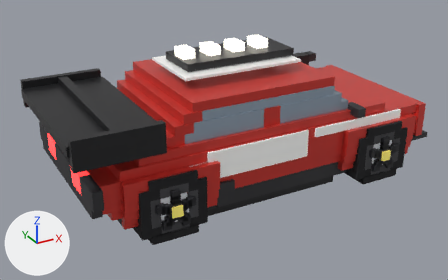
Renders of the glTF model assets/models/rally_v2.glb from each side of a commit.
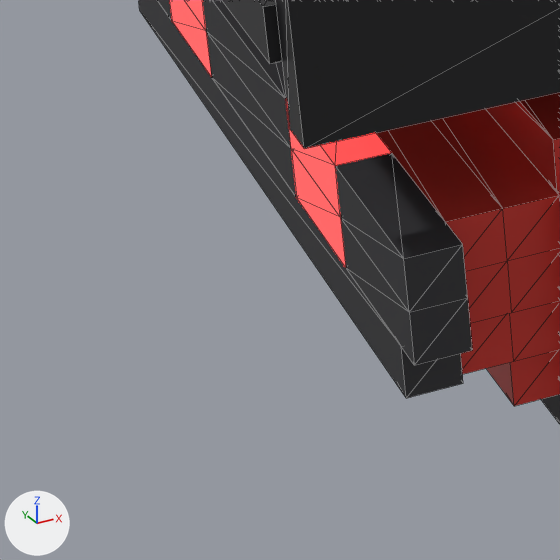
Old and new are each drawn whole from a camera (50 mm lens) standing at (-3.42, -5.8, 3.36) and looking at (-0.25, -0.05, 0.48) and again close up on the part from 4% to 27% of the width and 52% to 89% of the height. Arrows for +X, +Y and +Z are at lower left; the lights stay in place. The last two pictures show the newer version. The close-ups show mesh edges as thin lines.

Objects in the first close-up: 'car_body', 'car_rear', 'car_spoiler'.
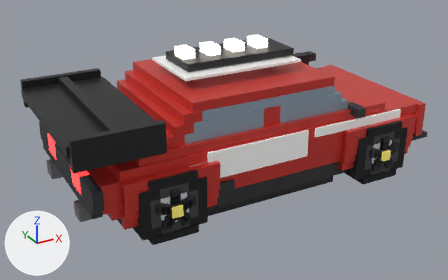
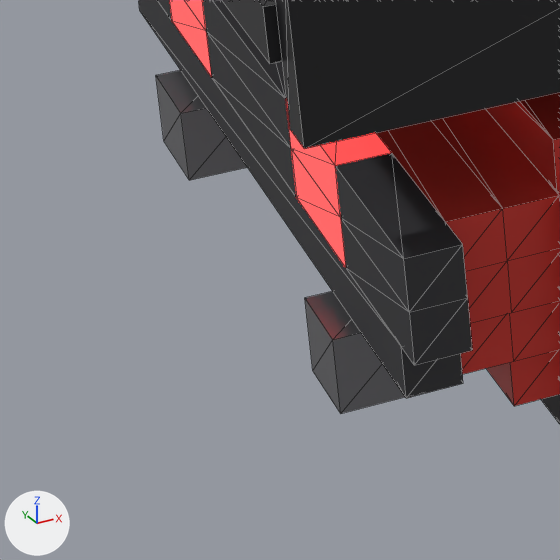
Location of each change, [x1, y1, x2, y2] in pixels of the close-ups (560 x 560 px):
```json
{"object": "car_exhaust_r", "change": "added", "after": [305, 291, 405, 414]}
{"object": "car_exhaust_l", "change": "added", "after": [156, 70, 247, 180]}
```

The change, as JSON lines over the scene's bpy script:
```json
{"op": "add", "block": "mat_rally_metal_002", "code": ["mat_rally_metal_002 = principled_material('rally_metal.002')", "mat_rally_metal_002.base_color = (0.28, 0.28, 0.3)  # grey #909095", "mat_rally_metal_002.metallic = 0.9", "mat_rally_metal_002.roughness = 0.4"]}
{"op": "add", "block": "mat_rally_trim_006", "code": ["mat_rally_trim_006 = principled_material('rally_trim.006')", "mat_rally_trim_006.base_color = (0.03, 0.03, 0.034)  # dark grey #303034", "mat_rally_trim_006.metallic = 0.05", "mat_rally_trim_006.roughness = 0.6"]}
{"op": "add", "block": "mat_rally_metal_001", "code": ["mat_rally_metal_001 = principled_material('rally_metal.001')", "mat_rally_metal_001.base_color = (0.28, 0.28, 0.3)  # grey #909095", "mat_rally_metal_001.metallic = 0.9", "mat_rally_metal_001.roughness = 0.4"]}
{"op": "add", "block": "me_car_exhaust_r", "code": ["me_car_exhaust_r = bpy.data.meshes.new('car_exhaust_r')", "me_car_exhaust_r.from_pydata(...)  # a box spanning x -2.14..-1.98, y -0.605..-0.435, z 0.225..0.375, material slot 0; a box spanning x -2.08..-1.98, y -0.573..-0.467, z 0.25..0.35, material slot 1", "me_car_exhaust_r.materials.append(mat_rally_metal_002)  # grey #909095", "me_car_exhaust_r.materials.append(mat_rally_trim_006)  # dark grey #303034"]}
{"op": "add", "block": "me_car_exhaust_l", "code": ["me_car_exhaust_l = bpy.data.meshes.new('car_exhaust_l')", "me_car_exhaust_l.from_pydata(...)  # a box spanning x -2.14..-1.98, y 0.42..0.62, z 0.225..0.375, material slot 0; a box spanning x -2.08..-1.98, y 0.458..0.582, z 0.25..0.35, material slot 1", "me_car_exhaust_l.materials.append(mat_rally_metal_001)  # grey #909095", "me_car_exhaust_l.materials.append(mat_rally_trim_005)  # dark grey #303034"]}
{"op": "add", "block": "ob_car_exhaust_r", "code": ["ob_car_exhaust_r = bpy.data.objects.new('car_exhaust_r', me_car_exhaust_r)", "ob_car_exhaust_r.location = (0.0, 0.0, 0.0)"]}
{"op": "add", "block": "ob_car_exhaust_l", "code": ["ob_car_exhaust_l = bpy.data.objects.new('car_exhaust_l', me_car_exhaust_l)", "ob_car_exhaust_l.location = (0.0, 0.0, 0.0)"]}
```
